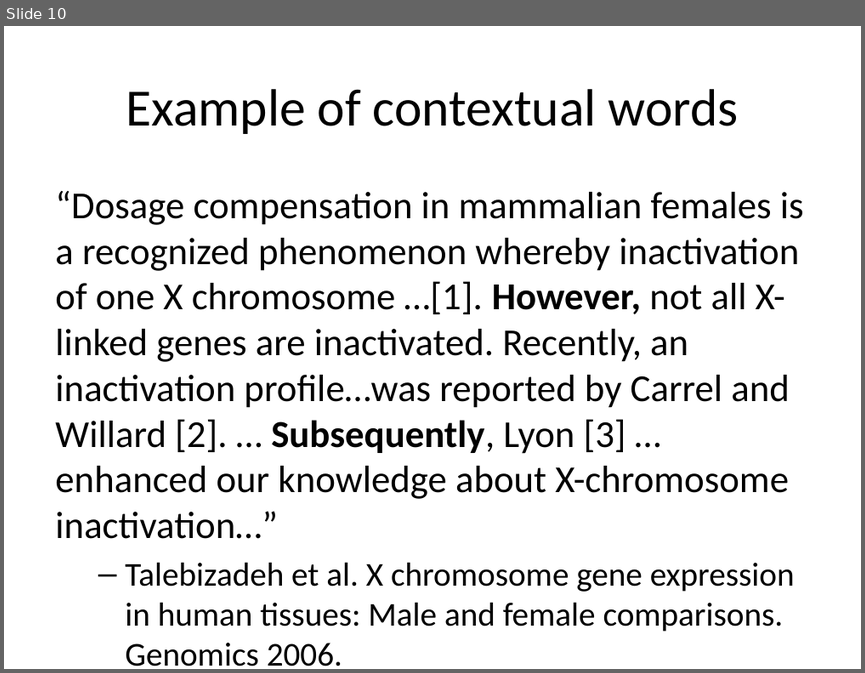
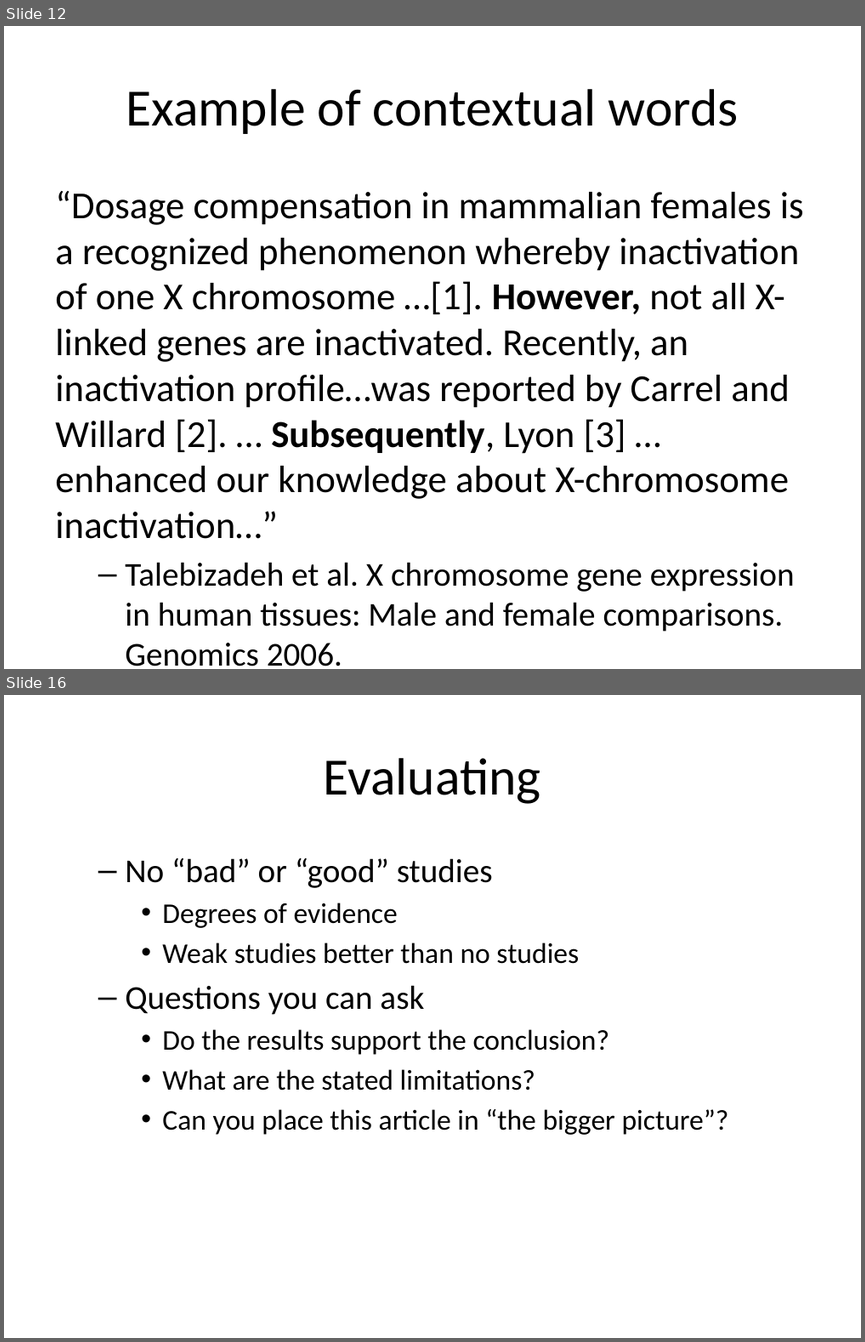
Before and after one commit to classes-medb/5510, a slide deck: doc/video-03-literature-review.pptx. Shown one above the other, each under a label of ours: slide 10 before the commit, slides 12 and 16 after it; the slides between them are not shown. The pictures are 865x673 and 865x1342 pixels, drawn with LibreOffice and Linux fonts; fonts in the diff are those of the drawing. Boxes give left, top, right and bottom in pixels: in the first picture for what was removed or moved away, otherwise in the second. Text is boxed around its words. In the diff, an @@ line names an element or a change of style, - is before the commit and + after.

```diff
--- a/doc/video-03-literature-review.pptx
+++ b/doc/video-03-literature-review.pptx
@@ slide 16 added at (4, 695, 861, 1338), background #FFFFFF @@
@@ title added at (324, 758, 541, 804), 44 pt, text #000000 @@
+Evaluating
@@ text added at (125, 858, 729, 1134), 24 pt, text #000000 @@
+  – No “bad” or “good” studies
+    • Degrees of evidence
+    • Weak studies better than no studies
+  – Questions you can ask
+    • Do the results support the conclusion?
+    • What are the stated limitations?
+    • Can you place this article in “the bigger picture”?
@@ what was slide 10 is now slide 12 @@
```
Also in this commit, not shown: 10 slides changed, 7 other slides added, 15 slides removed, 8 other files.
